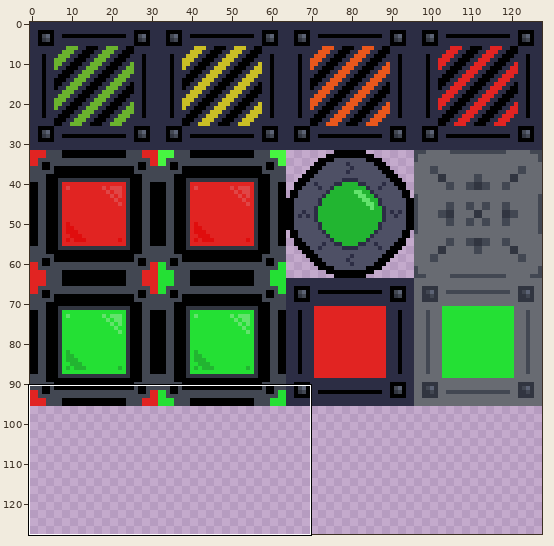
Sprite sheet, stored at Assets/Sprites/level_layout.png. Above: a wide view before the commit, with the close-up outlined.
Close-up. Earlier state:
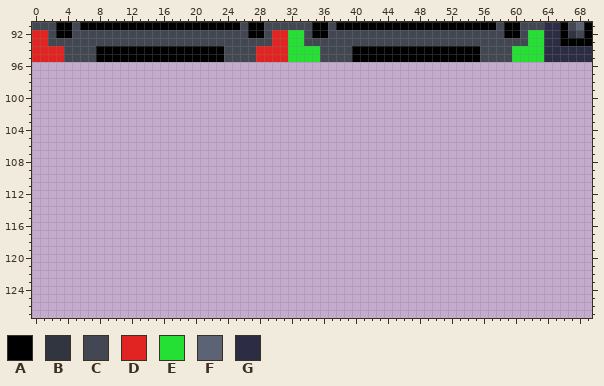
The file is 128x128 pixels. Colours within 5 levels of each other are drawn and written as one. Shown: x 0..69, y 91..127.
Palette (. is transparent): A #000000  B #313540  C #424752  D #e12422  E #24e034  F #5c6375  G #2c2d44
Pixels before (only the part around the change), first column x 0:
 91 CCCAACAAAAAAAAAAAAAAAAAAAACAACCCCCCAACAAAAAAAAAAAAAAAAAAAACAACCCGGACFA
 92 DDCAACCCCCCCCCCCCCCCCCCCCCCAACDDEECAACCCCCCCCCCCCCCCCCCCCCCAACEEGGABCA
 93 DDCCCCCCCCCCCCCCCCCCCCCCCCCCCCDDEECCCCCCCCCCCCCCCCCCCCCCCCCCCCEEGGAAAA
 94 DDDDCCCCAAAAAAAAAAAAAAAACCCCDDDDEEEECCCCAAAAAAAAAAAAAAAACCCCEEEEGGGGGG
 95 DDDDCCCCAAAAAAAAAAAAAAAACCCCDDDDEEEECCCCAAAAAAAAAAAAAAAACCCCEEEEGGGGGG
 96 ......................................................................
 97 ......................................................................
 98 ......................................................................
 99 ......................................................................
100 ......................................................................
101 ......................................................................
102 ......................................................................
103 ......................................................................
104 ......................................................................
105 ......................................................................
106 ......................................................................
107 ......................................................................
108 ......................................................................
109 ......................................................................
110 ......................................................................
111 ......................................................................
112 ......................................................................
113 ......................................................................
114 ......................................................................
115 ......................................................................
116 ......................................................................
117 ......................................................................
118 ......................................................................
119 ......................................................................
120 ......................................................................
121 ......................................................................
122 ......................................................................
123 ......................................................................
124 ......................................................................
125 ......................................................................
126 ......................................................................
127 ......................................................................
Now the later version:
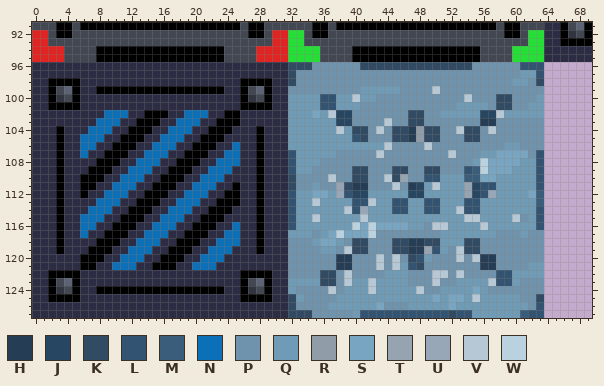
Colours new in this view: H #253e55  J #264661  K #314b64  L #325371  M #3b5d7c  N #0b70b8  P #6f93ac  Q #6f9bb7  R #909da9  S #78a5c2  T #96a3b0  U #97a7b7  V #b6c8d5  W #bad1e0
What changed:
Changed rows in their new state; - is an unchanged pixel.
first column x 0:
 96 GGGGGGGGGGGGGGGGGGGGGGGGGGGGGGGGKKKPPPPPPKKKKKKKKKKKKKKPPPPPPLLL
 97 GGGGGGGGGGGGGGGGGGGGGGGGGGGGGGGGKPPPPPPPPPPPPPPPPPPPPPPPPPPPPQQL
 98 GGAAAAGGGGGGGGGGGGGGGGGGGGAAAAGGKPPPPPPPPPPPPPPPPPPPPPPPPPPPQQPK
 99 GGACFAGGAAAAAAAAAAAAAAAAGGACFAGGPPPPPPPPPQQQQQPPPPVPPPPPPPPPPPPP
100 GGABCAGGGGGGGGGGGGGGGGGGGGABCAGGQQQQLLQQVQQPPPPPPPPPPPVPPPKKPPPQ
101 GGAAAAGGGGGGGGGGGGGGGGGGGGAAAAGGQQQQLLQQQPPPPPPPPPPPPQQQQPKKPPQQ
102 GGGGGGGGGNNNGGAAAGGNNNGGAAGGGGGGQQQSQVJJPPPPPPPKKPPQQQQQJJVQQQQQ
103 GGGGGGGGNNNGGAAAGGNNNGGAAAGGGGGGQQQQQQJJPPPPVPPKKPPPPPPPHHPPPPPP
104 GGGAGGGNNNGGAAAGGNNNGGAAAGGGAGGGQQQQQQVQKKPVPKKHRKKPPVKKPVPPPPPP
105 GGGAGGNNNGGAAAGGNNNGGAAAGGGGAGGGQQQQQQQQLKPPPKKHRKKPPPKKPPPPPPPP
106 GGGAGGNNGGAAAGGNNNGGAAAGGNGGAGGGQQQQQQQQQQQQVPPPPVPPPPPPPPPQQPPP
107 GGGAGGNGGAAAGGNNNGGAAAGGNNGGAGGGLQQQQQPPPPPVPPPPPPPPVPPPQQSSSSPL
108 GGGAGGGGAAAGGNNNGGAAAGGNNNGGAGGGLQQQPPPPPPPPPPPPPPPPPPPQWSSSSQQL
109 GGGAGGGAAAGGNNNGGAAAGGNNNGGGAGGGLQQPPPPPKKPPPKKPPKKPPPLMWSSSQQQL
110 GGGAGGAAAGGNNNGGAAAGGNNNGGGGAGGGKPPPPVPPKKPPVKTPPLLQQQMMSSQQQQQL
111 GGGAGGAAGGNNNGGAAAGGNNNGGAGGAGGGKPPQPPTKHHPPPVPHJQVQQQTJLLQQQQQL
112 GGGAGGAGGNNNGGAAAGGNNNGGAAGGAGGGLQQSSQULJJQQQQQJJQQQQQTJLUQQQQSM
113 GGGAGGGGNNNGGAAAGGNNNGGAAAGGAGGGLQQVQQQQLLVQQLLQQLLQQQLLQQQQQQQM
114 GGGAGGGNNNGGAAAGGNNNGGAAAGGGAGGGLQQQQQQVLUQQQLLQQLLQQVLLQQQQQQQL
115 GGGAGGNNNGGAAAGGNNNGGAAAGGGGAGGGLQQVQQQQQVQQQQQQQQQQQQVVQQQQVPQL
116 GGGAGGNNGGAAAGGNNNGGAAAGGNGGAGGGLQQQQQQQWSWSSSSQQPVVQQQQVQQQQQQL
117 GGGAGGNGGAAAGGNNNGGAAAGGNNGGAGGGQQQPQSWSSSWPPPPPPPPQQQQQQQPPPQPP
118 GGGAGGGGAAAGGNNNGGAAAGGNNNGGAGGGPPPQSSQPKKPPPKKHHKKQQQKKPPPPPPPP
119 GGGAGGGAAAGGNNNGGAAAGGNNNGGGAGGGPPPPQQPVKKPPPKKHHTLQPVKKPPPPPPPP
120 GGGGGGAAAGGNNNGGAAAGGNNNGGGGGGGGPPPPPPHHPPPVPVPKLQPPPVPVHHPPPPPP
121 GGGGGGAAGGNNNGGAAAGGNNNGGGGGGGGGPPPPPPHHPPPVPVQLKPPPPPPPHHPPPPQQ
122 GGAAAAGGGGGGGGGGGGGGGGGGGGAAAAGGPPPPKKPVPPPPQQQPPPVVPVPPPPLLQQQQ
123 GGACFAGGGGGGGGGGGGGGGGGGGGACFAGGQQQQKKPVQQVQQQQPPPVPPQQQQVLLQPPP
124 GGABCAGGAAAAAAAAAAAAAAAAGGABCAGGQPPPPVPQQQVQQQQQVPPQQQQSQPPPPPPP
125 GGAAAAGGGGGGGGGGGGGGGGGGGGAAAAGGKQPPPPQQQQQQQQQQQQSQSSQVQQQQQPPK
126 GGGGGGGGGGGGGGGGGGGGGGGGGGGGGGGGKPPPPQQQQQQSPPPQQQQQSQQQQQQQQQPL
127 GGGGGGGGGGGGGGGGGGGGGGGGGGGGGGGGKKKPPPPPQLLLLLLLLLLLKLLQQQQQQMLL
Changed places in both close-ups, as pixel boxes (x1, y1, x2, y2):
added: (32, 62, 544, 318)
